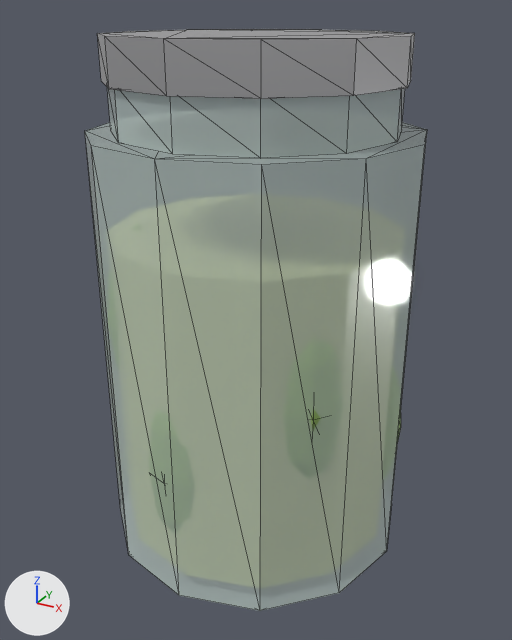
The glTF model assets/models/apartment/jar_pickles.glb as it was, and as the next commit left it.
Camera for both pictures: a 50 mm camera at (0.204, -0.372, 0.335) aimed at (0.002, -0.004, 0.151). The lights are fixed; the arrows at lower left show +X, +Y and +Z. The first picture is the older version. Mesh edges are drawn as thin lines. Vertices at exactly the same position are counted once.

Script lines for the objects in view, before the commit:
```python
mat_lid = principled_material('Lid')
mat_lid.base_color = (0.7, 0.7, 0.72)  # light grey #dadadd
mat_lid.metallic = 1.0
mat_lid.roughness = 0.3
me_cylinder_011 = bpy.data.meshes.new('Cylinder.011')
me_cylinder_011.from_pydata(...)  # 408 vertices, 776 faces; spans x -0.1..0.1, y -0.1..0.1, z 0.0..0.322
# faces by material slot: [88, 600, 44, 44]
me_cylinder_011.materials.append(mat_jarglass)  # white #e7f9f3
me_cylinder_011.materials.append(mat_pickle)  # green #89aa59
me_cylinder_011.materials.append(mat_lid)  # light grey #dadadd
me_cylinder_011.materials.append(mat_brine)  # green #c4ce99
ob_jar_pickles = bpy.data.objects.new('jar_pickles', me_cylinder_011)
ob_jar_pickles.location = (0.0, 0.0, 0.0)
```
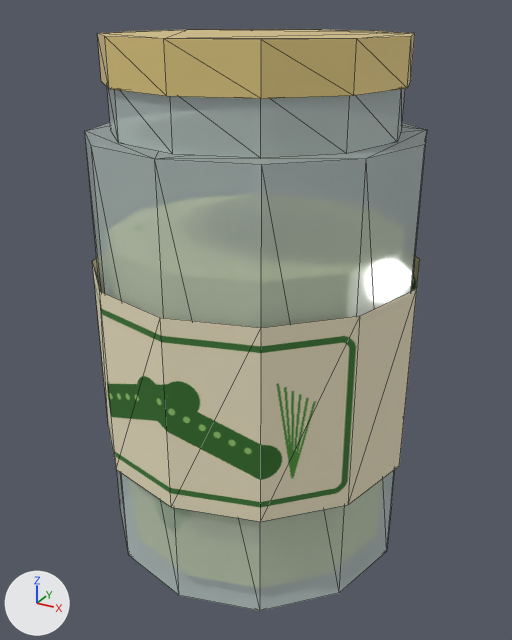
What differs and where, as boxes (x1, y1, x2, y2) in the pictures (512 x 640 px):
'jar_pickles', recoloured, surface changed, reshaped: (85, 29, 427, 611) in both
part 1 of me_cylinder_011, added: after (92, 257, 420, 522)

The edits, one by one:
Picture 'jar_label_pickles' (img_jar_label_pickles) is new.
Material 'Lid' (mat_lid) changes colour from light grey #dadadd to yellow #edd489; in linear values from (0.7, 0.7, 0.72) to (0.85, 0.66, 0.25).
In material 'Lid' (mat_lid), metallic goes from 1.0 to 0.2.
Material 'Label_jar_pickles' (mat_label_jar_pickles) is new.
Its texture is img_jar_label_pickles.
Its roughness is 0.8.
me_cylinder_011 is used by ob_jar_pickles; location (0.0, 0.0, 0.0).
me_cylinder_011 had 408 vertices, 776 faces and spanned x -0.1..0.1, y -0.1..0.1, z 0.0..0.322.
me_cylinder_011 now has 434 vertices, 800 faces and spans x -0.103..0.103, y -0.103..0.103, z 0.0..0.322.
me_cylinder_011 part 1: a new loose piece of 26 vertices spanning x -0.103..0.103, y -0.103..0.103, z 0.07..0.19, in mat_label_jar_pickles (picture img_jar_label_pickles).
me_cylinder_011 gains material mat_label_jar_pickles (picture img_jar_label_pickles).
